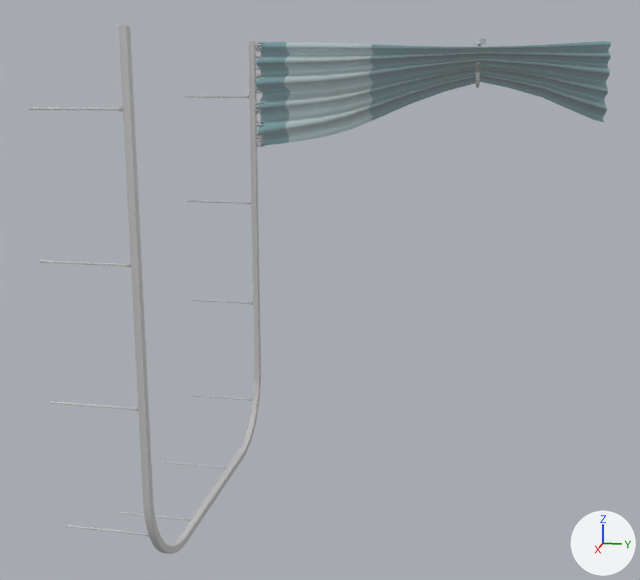
One commit to the COLLADA model robotics/simulation/models/aws_robomaker_hospital_curtain_open_01/meshes/aws_robomaker_hospital_curtain_open_01_visual.dae: the scene before it, then after it.
Before and after are seen from a 50 mm lens placed at (5.56, -0.77, 1.19), pointed at (0.42, -1.8, -0.1). Arrows for +X, +Y and +Z are at lower right; the lights stay in place. The first picture is the older version. Where no turn or scale is listed for an object, it has been applied to the vertices.

In view in the first picture: 'aws_robomaker_hospital_curtain_open_01_visual', 'aws_robomaker_hospital_curtainrail_01_visual'.
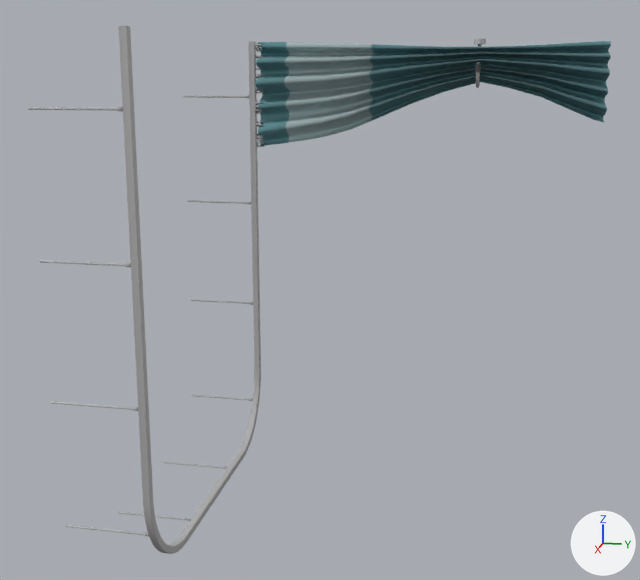
Changed parts and their boxes (x1, y1, x2, y2) in the pictures (640 x 580 px):
'aws_robomaker_hospital_curtain_open_01_visual', recoloured, surface changed (darker)
    both: (254, 41, 611, 147)
'aws_robomaker_hospital_curtainrail_01_visual', recoloured, surface changed
    both: (28, 26, 486, 554)

Edits to the bpy script that builds the scene:
```text
Change mat_aws_robomaker_hospital_curtain_open_01_visual:
    remove mat_aws_robomaker_hospital_curtain_open_01_visual.emission_color = (0.0732, 0.0732, 0.0732)  # dark grey #4c4c4c
    remove mat_aws_robomaker_hospital_curtain_open_01_visual.emission_strength = 1.0
Change mat_aws_robomaker_hospital_curtainrail_01_visual:
    remove mat_aws_robomaker_hospital_curtainrail_01_visual.emission_color = (0.0732, 0.0732, 0.0732)  # dark grey #4c4c4c
    remove mat_aws_robomaker_hospital_curtainrail_01_visual.emission_strength = 1.0
```
